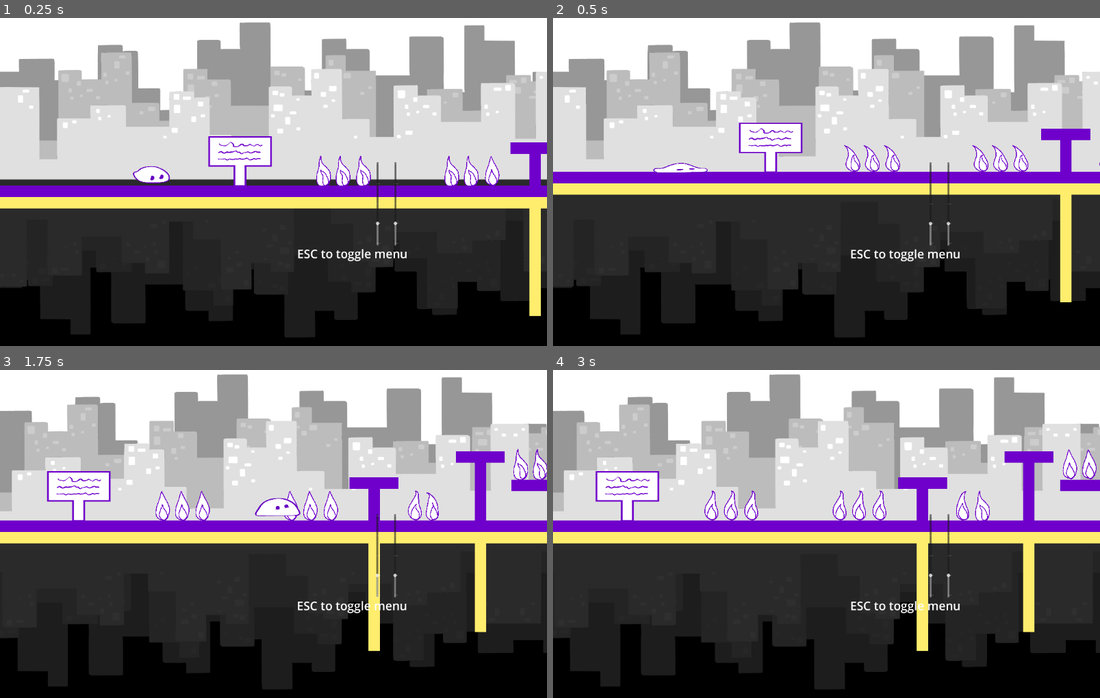
Above: before the commit, frames 1-4 (two rows, left to right).
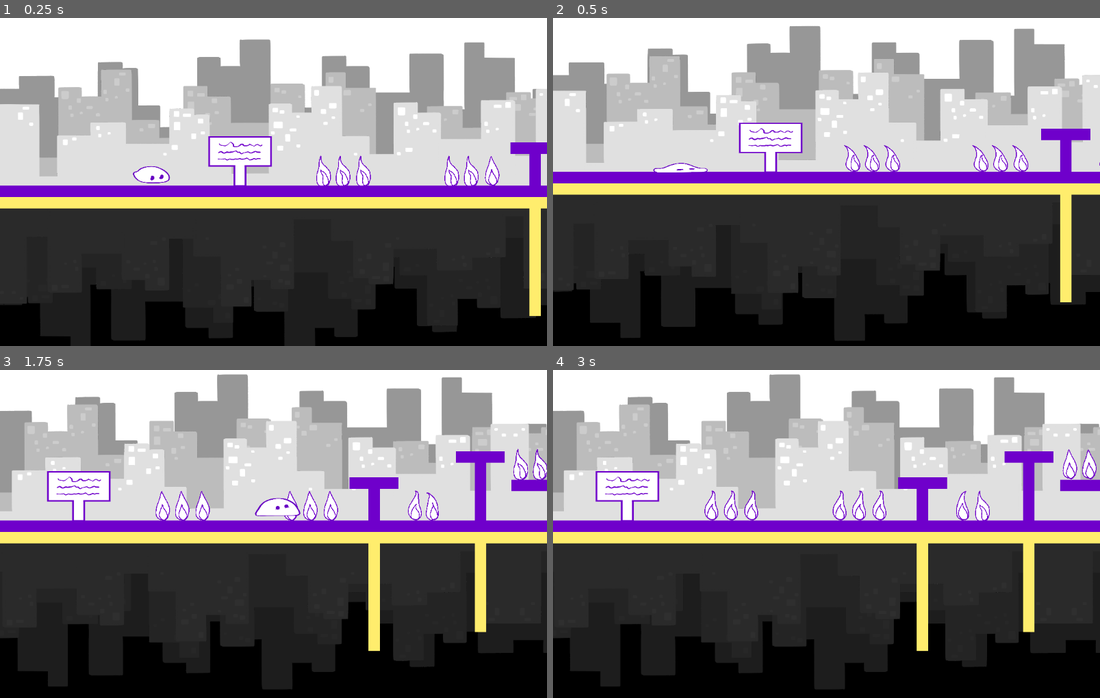
Above: after the commit, the same moments.

Repository: Globs-United/Project
Game: Godot game, scene res://lvl2.tscn
The game is run twice, just before and just after one commit, with the same random seed, the same clock (stepped at 60 frames per second) and the same inputs. This scene is started directly instead of the project's main scene. Sound files missing from this copy of the repository are replaced by a short silence.
Inputs:
- Up to frame 1 (0.25 s): no input
- Up to frame 2 (0.5 s): no input
- Up to frame 3 (1.75 s): hold Right (moveRight) from 0.53 s (still down); tap E (interact) at 0.6, 1.35 s; tap Space (jump) at 0.77, 1.52 s
- Up to frame 4 (3 s): release Right (moveRight) at 2.03 s; hold Left (moveLeft) 2.03-2.78 s; tap E (interact) at 2.1, 2.85 s; hold Right (moveRight) from 2.78 s (still down)

The runs differ from the first frame. In frame 1, 18% of the frame differs, in the area x 0-100%, y 1-100%; in frame 2, 4.5%; in frame 3, 0.5%; in frame 4, 0.4%.

Commit message:
Move bar down lower

Diff:
--- a/lvl2.tscn
+++ b/lvl2.tscn
@@ -79,7 +79,7 @@
 scale = Vector2(0.2, 0.2)
 
 [node name="Checkpoint11" parent="." instance=ExtResource("8_vcnes")]
-position = Vector2(3763, 89)
+position = Vector2(3763, 105)
 scale = Vector2(0.2, 0.2)
 Yworld = true
 
@@ -240,7 +240,7 @@
 
 [node name="Wall10" parent="." instance=ExtResource("3_vcnes")]
 z_index = 1
-position = Vector2(3333, 20)
+position = Vector2(3333, 36)
 scale = Vector2(17.008, 0.25)
 
 [node name="Wall27" parent="." instance=ExtResource("3_vcnes")]
@@ -294,12 +294,12 @@
 scale = Vector2(0.07, 0.07)
 
 [node name="Fire20" parent="." instance=ExtResource("8_ux455")]
-position = Vector2(3564, 64)
+position = Vector2(3564, 80)
 rotation = 3.14159
 scale = Vector2(0.07, 0.07)
 
 [node name="Fire21" parent="." instance=ExtResource("8_ux455")]
-position = Vector2(3607, 64)
+position = Vector2(3607, 80)
 rotation = 3.14159
 scale = Vector2(0.07, 0.07)
 
@@ -502,9 +502,9 @@
 scale = Vector2(5.58001, 0.25)
 
 [node name="Wall12" parent="." instance=ExtResource("3_vcnes")]
-position = Vector2(4249, 20)
+position = Vector2(4249, 36)
 scale = Vector2(2.05999, 0.25)
-moveDownY = 436
+moveDownY = 409
 
 [node name="FinishLine" parent="." instance=ExtResource("11_3pm5q")]
 z_index = 1
@@ -516,3 +516,5 @@
 [node name="VolumeControlMenu" parent="." instance=ExtResource("13_t5h3c")]
 z_index = 2
 scale = Vector2(0.5, 0.5)
+tutorial = false
+hide = true
--- a/object_scenes/background.tscn
+++ b/object_scenes/background.tscn
@@ -6,7 +6,7 @@
 [ext_resource type="Texture2D" uid="uid://bdxuvitu5w5sb" path="res://sprites/City1_tiled.png" id="4_t7lll"]
 
 [node name="ParallaxBackground" type="ParallaxBackground"]
-scroll_base_scale = Vector2(0.7, 0)
+scroll_base_scale = Vector2(0.7, 1)
 scroll_limit_begin = Vector2(-1e+09, 0)
 scroll_limit_end = Vector2(1e+08, 0)
 
@@ -19,7 +19,7 @@
 texture = ExtResource("1_lrw5r")
 
 [node name="ParallaxLayer" type="ParallaxLayer" parent="."]
-motion_scale = Vector2(0.2, 0.8)
+motion_scale = Vector2(0.2, 1)
 motion_mirroring = Vector2(2304, 0)
 
 [node name="City3" type="Sprite2D" parent="ParallaxLayer"]
@@ -28,7 +28,7 @@
 texture = ExtResource("2_lrw5r")
 
 [node name="ParallaxLayer2" type="ParallaxLayer" parent="."]
-motion_scale = Vector2(0.3, 0.9)
+motion_scale = Vector2(0.3, 1)
 motion_mirroring = Vector2(2304, 0)
 
 [node name="City2" type="Sprite2D" parent="ParallaxLayer2"]
--- a/scripts/volume_control_menu.gd
+++ b/scripts/volume_control_menu.gd
@@ -1,6 +1,7 @@
 extends Control
 
 @export var tutorial = true
+@export var hide = false;
 var prev_zoom
 var change = true
 
@@ -18,13 +19,14 @@
 	position = get_node("../Camera2D").position
 	if tutorial:
 		$RichTextLabel.show()
-	if Input.is_action_just_pressed("menu"):
+	if Input.is_action_just_pressed("menu") || hide:
 		$Music.visible = !$Music.visible
 		$Music.editable = !$Music.editable
 		$Noise.visible = !$Noise.visible
 		$Noise.editable = !$Noise.editable
 		tutorial = false
 		$RichTextLabel.hide()
+		hide = false;
 
 
 func _on_music_value_changed(value: float) -> void:
